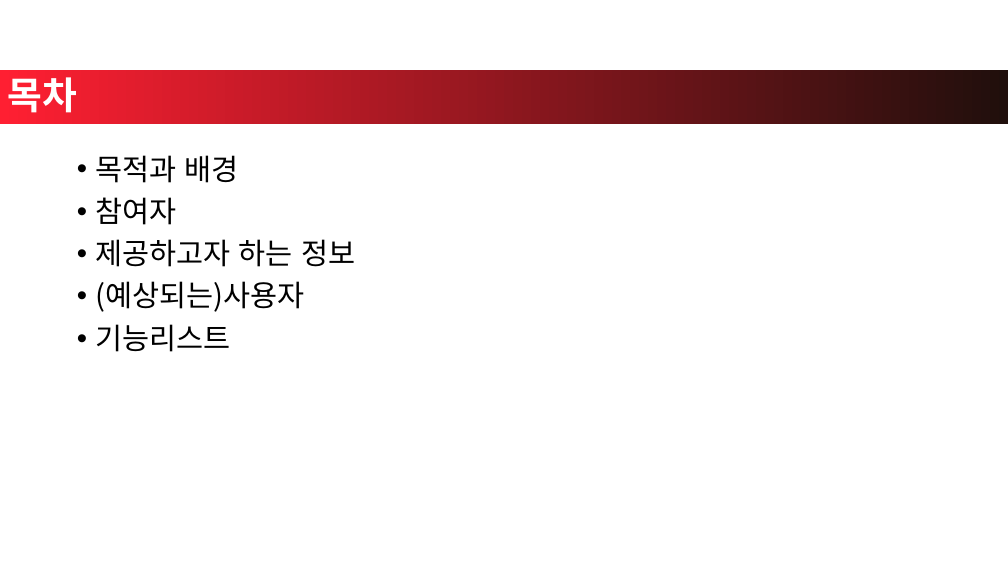
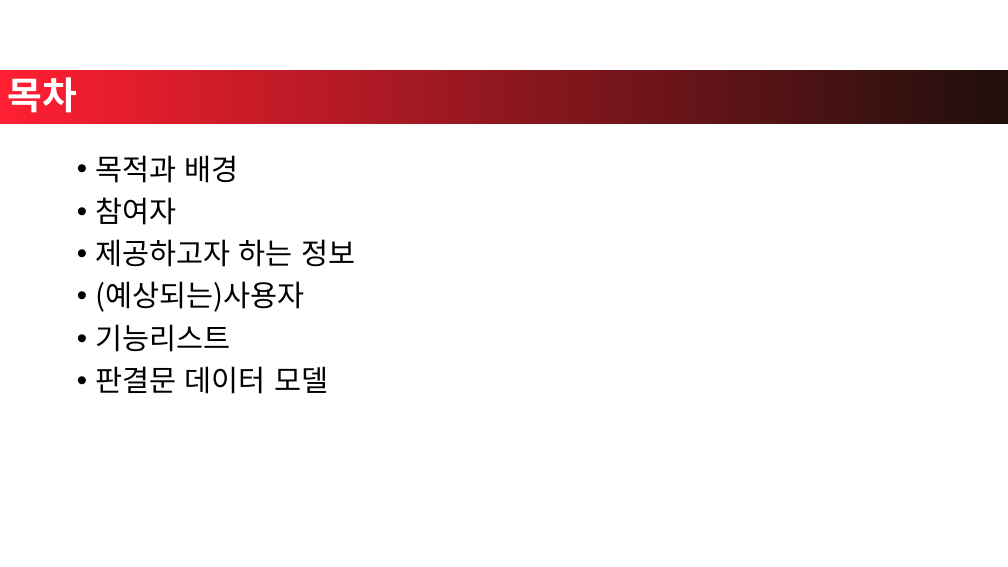
Before and after one commit to achimkoh/sanjae.crawler, a slide deck: slide 3 of Documents/c4k_query_ID_sentences.pptx. Drawn at 1008x567 pixels with LibreOffice and Linux fonts; fonts in the diff are those of the drawing; background and template pictures are left out. Boxes give left, top, right and bottom in pixels: in the first picture for what was removed or moved away, otherwise in the second. Text is boxed around its words. In the diff, an @@ line names an element or a change of style, - is before the commit and + after.

Commit message:
판결문 모델 정의

```diff
--- a/Documents/c4k_query_ID_sentences.pptx
+++ b/Documents/c4k_query_ID_sentences.pptx
@@ text at bbox=[96, 366, 328, 394]: paragraph added @@
+• 판결문 데이터 모델
```
Also in this commit, not shown: 2 other slides changed, 1 slide added, 1 other file.
